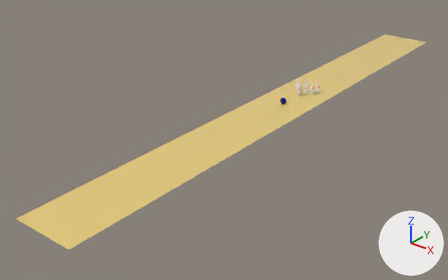
Before and after pictures for a commit that changed the Blender file blender/BowlingBallAndPins/BowlingScene.blend.
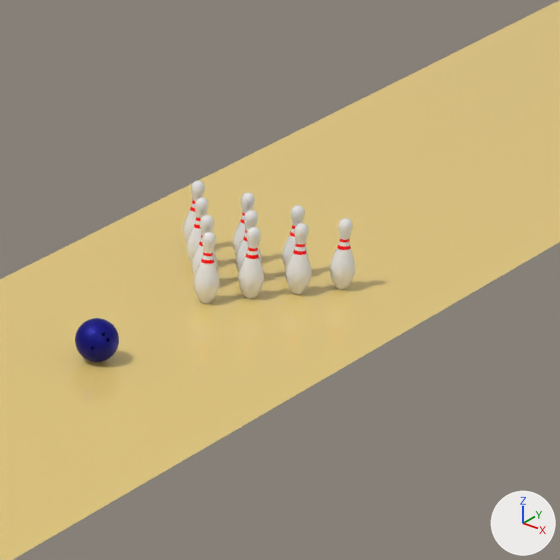
Each version appears first whole from a camera (50 mm lens) standing at (10.77, -16.72, 8.2) and looking at (-1.18, -1.78, -1.07), and next in a close-up on the part from 60% to 78% of the width and 19% to 47% of the height. Lighting does not change. The marker at lower right points along +X, +Y and +Z.

The first close-up shows 'Alley', 'BowlingBall', 'BowlingPin', 'BowlingPin.001', 'BowlingPin.002', 'BowlingPin.003', 'BowlingPin.004', 'BowlingPin.005', 'BowlingPin.006', 'BowlingPin.007', 'BowlingPin.008', 'BowlingPin.009'.
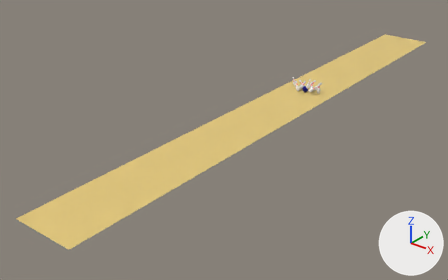
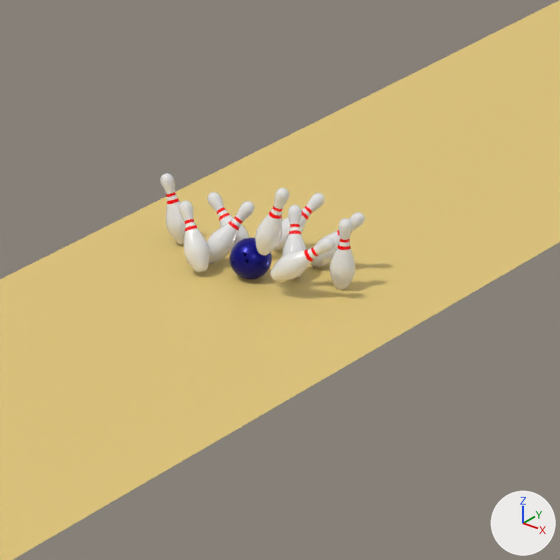
What differs and where, as boxes (x1, y1, x2, y2) in the close-ups (560 x 560 px):
'BowlingBall', moved, turned
    before: (75, 318, 119, 362)
    after: (230, 237, 272, 279)
'BowlingPin.002', moved, turned
    before: (238, 227, 264, 299)
    after: (255, 188, 289, 255)
'BowlingPin.005', moved, turned
    before: (286, 223, 312, 295)
    after: (270, 237, 335, 281)
'BowlingPin.003', moved, turned
    before: (186, 197, 208, 264)
    after: (207, 201, 255, 264)
'BowlingPin.009', moved, turned
    before: (183, 181, 205, 244)
    after: (160, 173, 185, 244)
'BowlingPin.011', added
    after: (179, 201, 210, 273)
'BowlingPin', deleted
    before: (194, 232, 220, 304)
'BowlingPin.007', moved, turned
    before: (282, 205, 308, 269)
    after: (310, 212, 365, 268)
'BowlingPin.004', moved, turned
    before: (236, 210, 261, 273)
    after: (274, 193, 325, 251)
'BowlingPin.008', moved, turned
    before: (233, 193, 255, 255)
    after: (207, 192, 249, 250)
'BowlingPin.015', added
    after: (282, 205, 306, 278)
'BowlingPin.001', deleted
    before: (192, 215, 217, 277)

Diff of the bpy script that builds the scene:
```diff
--- a/blender/BowlingBallAndPins/BowlingScene.blend.py
+++ b/blender/BowlingBallAndPins/BowlingScene.blend.py
@@ ob_bowlingball @@
 ob_bowlingball = bpy.data.objects.new('BowlingBall', me_icosphere)
-ob_bowlingball.location = (0.0, 0.0, 0.11)
-ob_bowlingball.rotation_euler = (-2.817, 3.946, -0.083)  # degrees (-161, 226, -4.8)
+ob_bowlingball.location = (0.0, 1.422, 0.11)
+ob_bowlingball.rotation_euler = (-2.786, 4.09, -0.917)  # degrees (-160, 234, -53)
 ob_bowlingball.scale = (0.22, 0.22, 0.22)
@@ ob_bowlingpin @@
-ob_bowlingpin = bpy.data.objects.new('BowlingPin', me_pinprofilecurve_004)
@@ ob_bowlingpin_001 @@
-ob_bowlingpin_001 = bpy.data.objects.new('BowlingPin.001', me_pinprofilecurve_001)
@@ ob_bowlingpin_002 @@
 ob_bowlingpin_002 = bpy.data.objects.new('BowlingPin.002', me_pinprofilecurve_002)
-ob_bowlingpin_002.location = (0.14, 1.2, 0.0)
-ob_bowlingpin_002.rotation_euler = (1.571, 0.0, 1.571)  # degrees (90, 0, 90)
+ob_bowlingpin_002.location = (0.119, 1.335, 0.197)
+ob_bowlingpin_002.rotation_euler = (1.763, 0.178, 0.951)  # degrees (101, 10, 54)
@@ ob_bowlingpin_003 @@
 ob_bowlingpin_003 = bpy.data.objects.new('BowlingPin.003', me_pinprofilecurve_003)
-ob_bowlingpin_003.location = (-0.3, 1.4, 0.0)
-ob_bowlingpin_003.rotation_euler = (1.571, 0.0, 1.571)  # degrees (90, 0, 90)
+ob_bowlingpin_003.location = (-0.272, 1.441, 0.026)
+ob_bowlingpin_003.rotation_euler = (2.057, 0.437, 1.789)  # degrees (118, 25, 103)
@@ ob_bowlingpin_004 @@
 ob_bowlingpin_004 = bpy.data.objects.new('BowlingPin.004', me_pinprofilecurve_005)
-ob_bowlingpin_004.location = (0.0, 1.4, 0.0)
-ob_bowlingpin_004.rotation_euler = (1.571, 0.0, 1.571)  # degrees (90, 0, 90)
+ob_bowlingpin_004.location = (-0.1, 1.811, 0.031)
+ob_bowlingpin_004.rotation_euler = (2.237, 0.593, 2.068)  # degrees (128, 34, 118)
@@ ob_bowlingpin_005 @@
 ob_bowlingpin_005 = bpy.data.objects.new('BowlingPin.005', me_pinprofilecurve_006)
-ob_bowlingpin_005.location = (0.3, 1.4, 0.0)
-ob_bowlingpin_005.rotation_euler = (1.571, 0.0, 1.571)  # degrees (90, 0, 90)
+ob_bowlingpin_005.location = (0.207, 1.31, 0.096)
+ob_bowlingpin_005.rotation_euler = (-0.895, -2.492, 5.655)  # degrees (-51, -143, 324)
@@ ob_bowlingpin_007 @@
 ob_bowlingpin_007 = bpy.data.objects.new('BowlingPin.007', me_pinprofilecurve_008)
-ob_bowlingpin_007.location = (0.15, 1.61, 0.0)
-ob_bowlingpin_007.rotation_euler = (1.571, 0.0, 1.571)  # degrees (90, 0, 90)
+ob_bowlingpin_007.location = (0.171, 1.768, 0.015)
+ob_bowlingpin_007.rotation_euler = (2.145, -0.363, 2.489)  # degrees (123, -21, 143)
@@ ob_bowlingpin_008 @@
 ob_bowlingpin_008 = bpy.data.objects.new('BowlingPin.008', me_pinprofilecurve_009)
-ob_bowlingpin_008.location = (-0.15, 1.61, 0.0)
-ob_bowlingpin_008.rotation_euler = (1.571, 0.0, 1.571)  # degrees (90, 0, 90)
+ob_bowlingpin_008.location = (-0.157, 1.633, 0.031)
+ob_bowlingpin_008.rotation_euler = (0.778, -0.219, 1.136)  # degrees (45, -13, 65)
@@ ob_bowlingpin_009 @@
 ob_bowlingpin_009 = bpy.data.objects.new('BowlingPin.009', me_pinprofilecurve_010)
-ob_bowlingpin_009.location = (-0.45, 1.6, 0.0)
-ob_bowlingpin_009.rotation_euler = (1.571, 0.0, 1.571)  # degrees (90, 0, 90)
+ob_bowlingpin_009.location = (-0.522, 1.61, 0.016)
+ob_bowlingpin_009.rotation_euler = (1.202, 0.0, 1.571)  # degrees (69, 0, 90)
@@ ob_bowlingpin_015 @@
+ob_bowlingpin_015 = bpy.data.objects.new('BowlingPin.015', me_pinprofilecurve_016)  # 867 vertices, 850 faces; spans x -0.065..0.066, y 0.0..0.38, z -0.066..0.066; in mat_whitebase (white #e7e7e7), mat_pin_stripes (red #ff0000)
+ob_bowlingpin_015.location = (0.201, 1.535, 0.022)
+ob_bowlingpin_015.rotation_euler = (1.315, 0.518, 1.726)  # degrees (75, 30, 99)
@@ ob_bowlingpin_011 @@
+ob_bowlingpin_011 = bpy.data.objects.new('BowlingPin.011', me_pinprofilecurve_016.copy())
+ob_bowlingpin_011.location = (-0.209, 1.292, 0.027)
+ob_bowlingpin_011.rotation_euler = (1.008, -0.184, 0.829)  # degrees (58, -11, 47)
```
